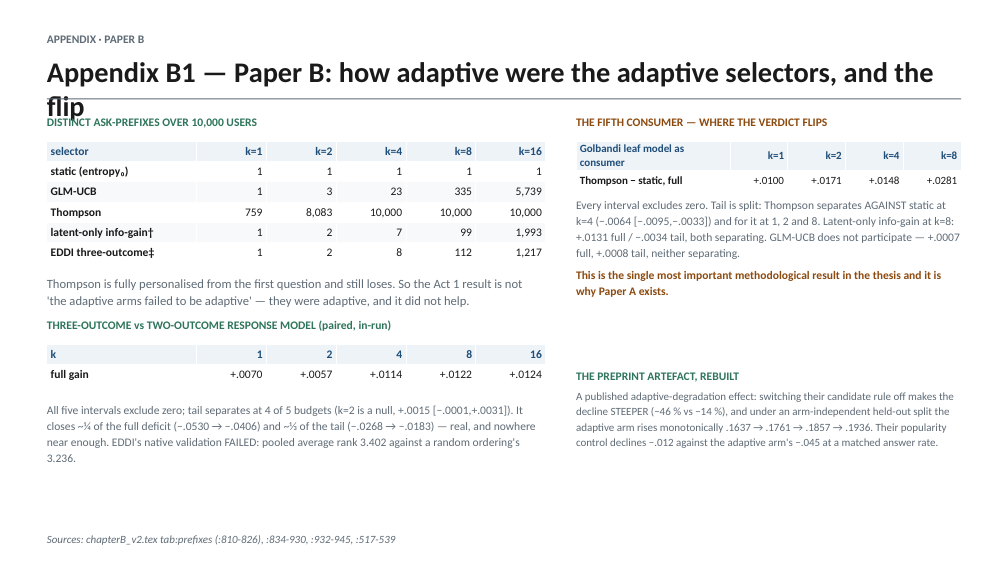
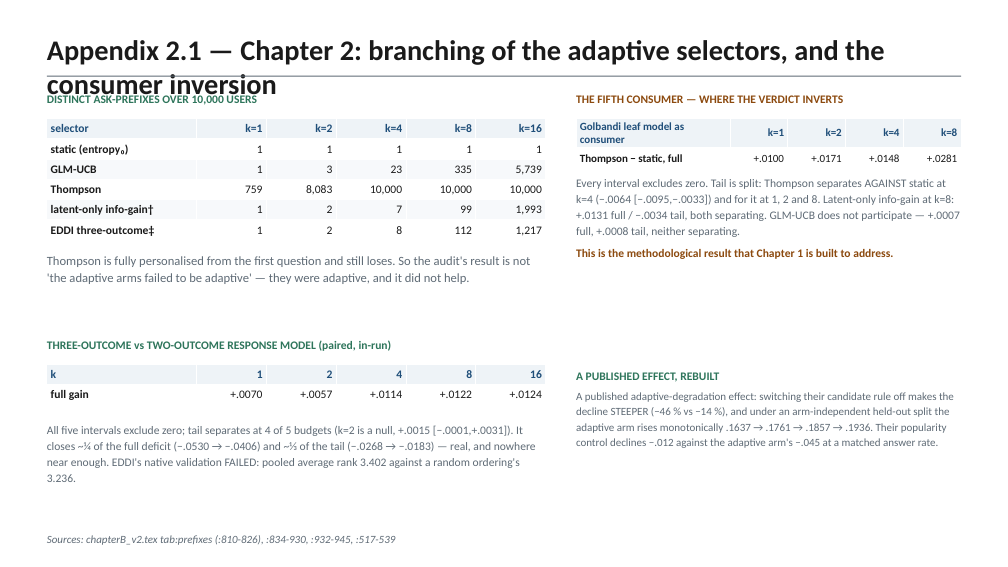
Before and after one commit to makarovaalexa-brch/casper, a slide deck: slide 48 of new_chapters/slides/casper_supervisor_2026-09.pptx (slide 45 before the commit). Drawn at 1008x567 pixels with LibreOffice and Linux fonts; fonts in the diff are those of the drawing. Boxes give left, top, right and bottom in pixels: in the first picture for what was removed or moved away, otherwise in the second. Text is boxed around its words. In the diff, an @@ line names an element or a change of style, - is before the commit and + after.

```diff
--- a/new_chapters/slides/casper_supervisor_2026-09.pptx
+++ b/new_chapters/slides/casper_supervisor_2026-09.pptx
@@ text at box(47, 40, 884, 101): text changed @@
-Appendix B1 — Paper B: how adaptive were the adaptive selectors, and the flip
+Appendix 2.1 — Chapter 2: branching of the adaptive selectors, and the consumer inversion
@@ text removed at box(47, 35, 144, 43) @@
-APPENDIX · PAPER B
@@ 2 tables, 1 text, 1 rectangle: place and size @@
-2 tables, 1 text, 1 rectangle at box(47, 98, 961, 297)
+2 tables, 1 text, 1 rectangle at box(47, 76, 961, 259)
@@ text "DISTINCT ASK-PREFIXES OVER 10,000 USERS": place and size @@
-text "DISTINCT ASK-PREFIXES OVER 10,000 USERS" at box(47, 116, 257, 128)
+text "DISTINCT ASK-PREFIXES OVER 10,000 USERS" at box(47, 94, 257, 105)
@@ text at box(576, 95, 844, 103): text changed @@
-THE FIFTH CONSUMER — WHERE THE VERDICT FLIPS
+THE FIFTH CONSUMER — WHERE THE VERDICT INVERTS
@@ text at box(47, 256, 530, 284): text changed @@
-Thompson is fully personalised from the first question and still loses. So the Act 1 result is not 'the adaptive arms failed to be adaptive' — they were adaptive, and it did not help.
+Thompson is fully personalised from the first question and still loses. So the audit's result is not 'the adaptive arms failed to be adaptive' — they were adaptive, and it did not help.
@@ text at box(576, 249, 893, 259): text changed @@
-This is the single most important methodological result in the thesis and it is why Paper A exists.
+This is the methodological result that Chapter 1 is built to address.
@@ text at box(576, 372, 719, 382): text changed @@
-THE PREPRINT ARTEFACT, REBUILT
+A PUBLISHED EFFECT, REBUILT
@@ 2 texts, 1 table: place and size @@
-2 texts, 1 table at box(47, 320, 544, 462)
+2 texts, 1 table at box(47, 340, 544, 482)
```
Also in this commit, not shown: 53 other slides changed, 4 slides added, 1 slide removed, 11 other files.
